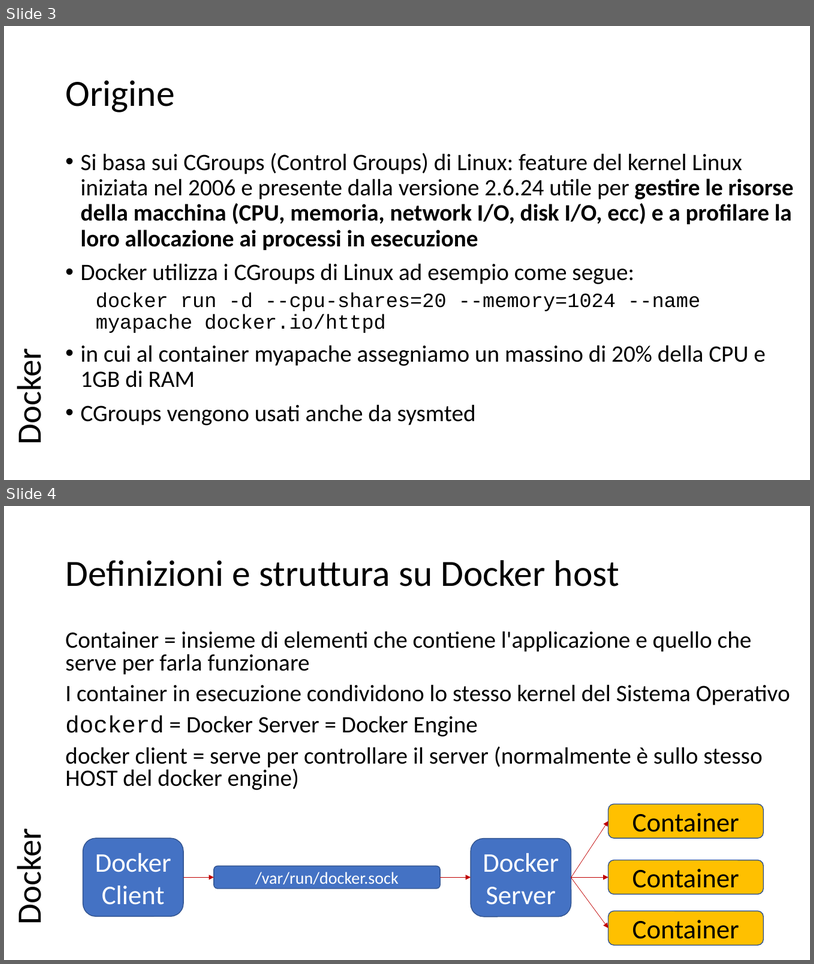
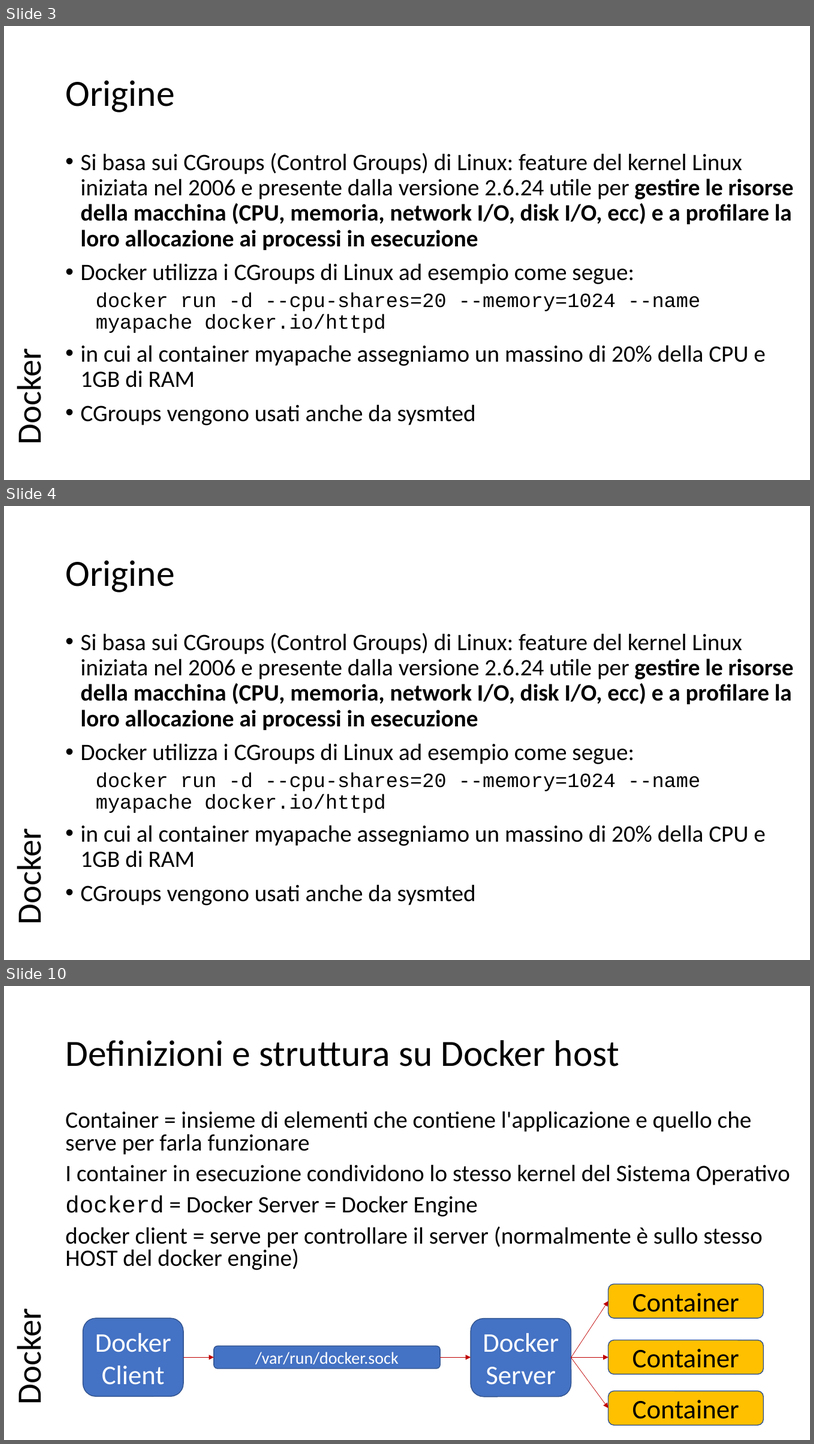
Before and after one commit to scastagnoli/academySisal, a slide deck: docker.pptx. Shown one above the other, each under a label of ours: slides 3 and 4 before the commit, slides 3, 4 and 10 after it; the slides between them are not shown. The pictures are 814x964 and 814x1444 pixels, drawn with LibreOffice and Linux fonts; fonts in the diff are those of the drawing. Boxes give left, top, right and bottom in pixels: in the first picture for what was removed or moved away, otherwise in the second. Text is boxed around its words. In the diff, an @@ line names an element or a change of style, - is before the commit and + after.

```diff
--- a/docker.pptx
+++ b/docker.pptx
@@ slide 4 added at [4, 506, 810, 960], background #FFFFFF @@
@@ title added at [65, 560, 174, 592], 44 pt, text #000000 @@
+Origine
@@ text added at [81, 633, 794, 905], 28 pt, text #000000 @@
+• Si basa sui CGroups (Control Groups) di Linux: feature del kernel Linux iniziata nel 2006 e presente dalla versione 2.6.24 utile per gestire le risorse della macchina (CPU, memoria, network I/O, disk I/O, ecc) e a profilare la loro allocazione ai processi in esecuzione
+• Docker utilizza i CGroups di Linux ad esempio come segue:
+  docker run -d --cpu-shares=20 --memory=1024 --name myapache docker.io/httpd
+• in cui al container myapache assegniamo un massino di 20% della CPU e 1GB di RAM
+• CGroups vengono usati anche da sysmted
@@ text added at [8, 837, 50, 921], 40.7 pt, text #000000 @@
+Docker
@@ what was slide 4 is now slide 10 @@
```
Also in this commit, not shown: 5 other slides added.
